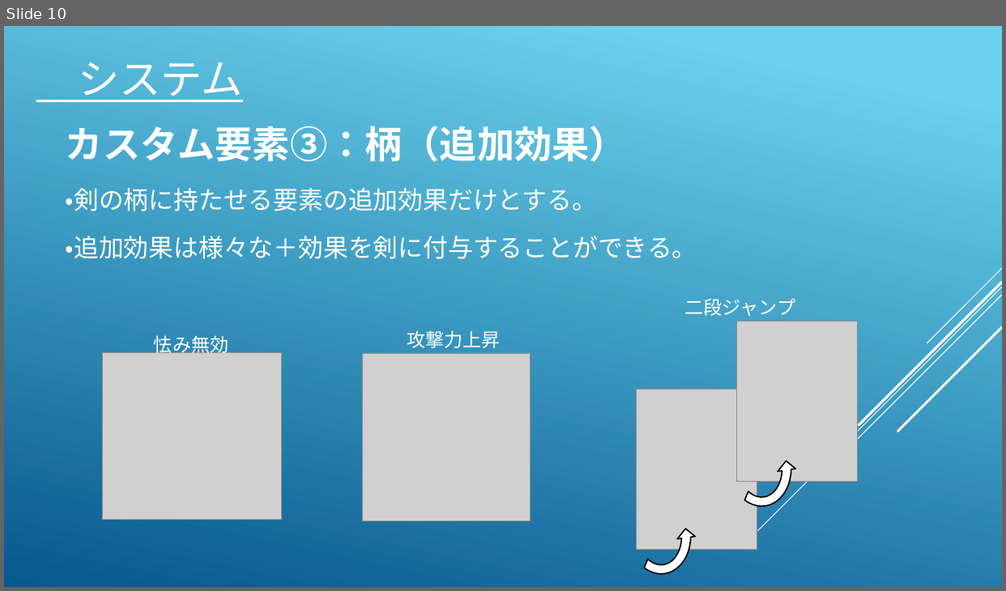
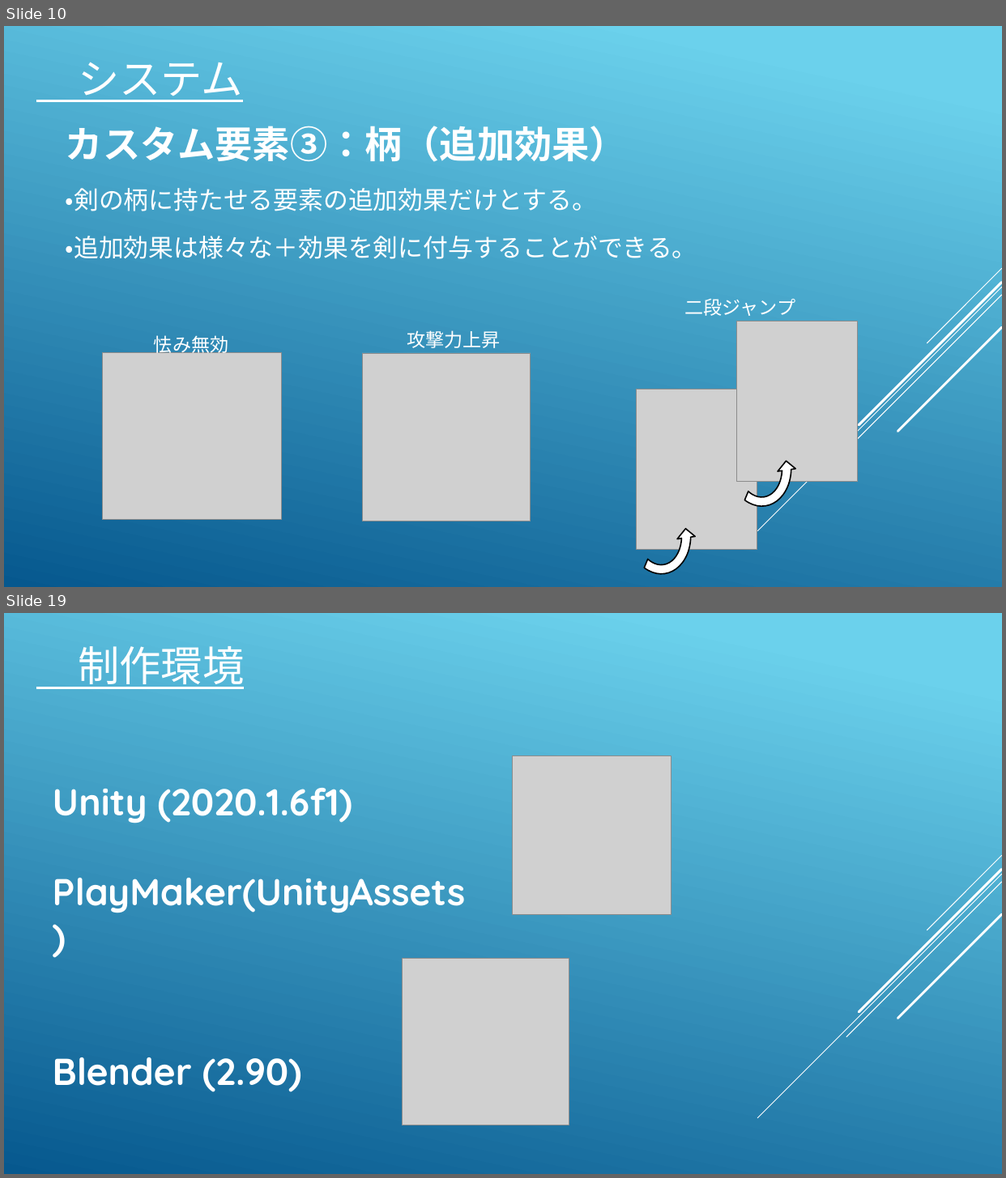
Before and after one commit to koike0723/Aso2020Winter, a slide deck: 企画書.pptx. Shown one above the other, each under a label of ours: slide 10 before the commit, slides 10 and 19 after it; the slides between them are not shown. The pictures are 1006x591 and 1006x1178 pixels, drawn with LibreOffice and Linux fonts; fonts in the diff are those of the drawing; grey boxes stand for pictures. Boxes give left, top, right and bottom in pixels: in the first picture for what was removed or moved away, otherwise in the second. Text is boxed around its words. In the diff, an @@ line names an element or a change of style, - is before the commit and + after.

```diff
--- a/企画書.pptx
+++ b/企画書.pptx
@@ slide 19 added at box(4, 613, 1002, 1174), background gradient #6ED2EB to #06588E; not listed: 5 template elements that a slide beside it also shows @@
@@ text added at box(78, 646, 244, 689), 40 pt, text #FFFFFF, underline @@
+制作環境
@@ picture added at box(513, 756, 671, 915) @@
@@ text added at box(53, 788, 466, 1093), 36 pt, text #FFFFFF, bold @@
+Unity (2020.1.6f1)
+PlayMaker(UnityAssets)
+Blender (2.90)
@@ picture added at box(402, 959, 569, 1126) @@
```
Also in this commit, not shown: 5 slides changed, 7 other slides added, 8 slides removed, 8 other files.
